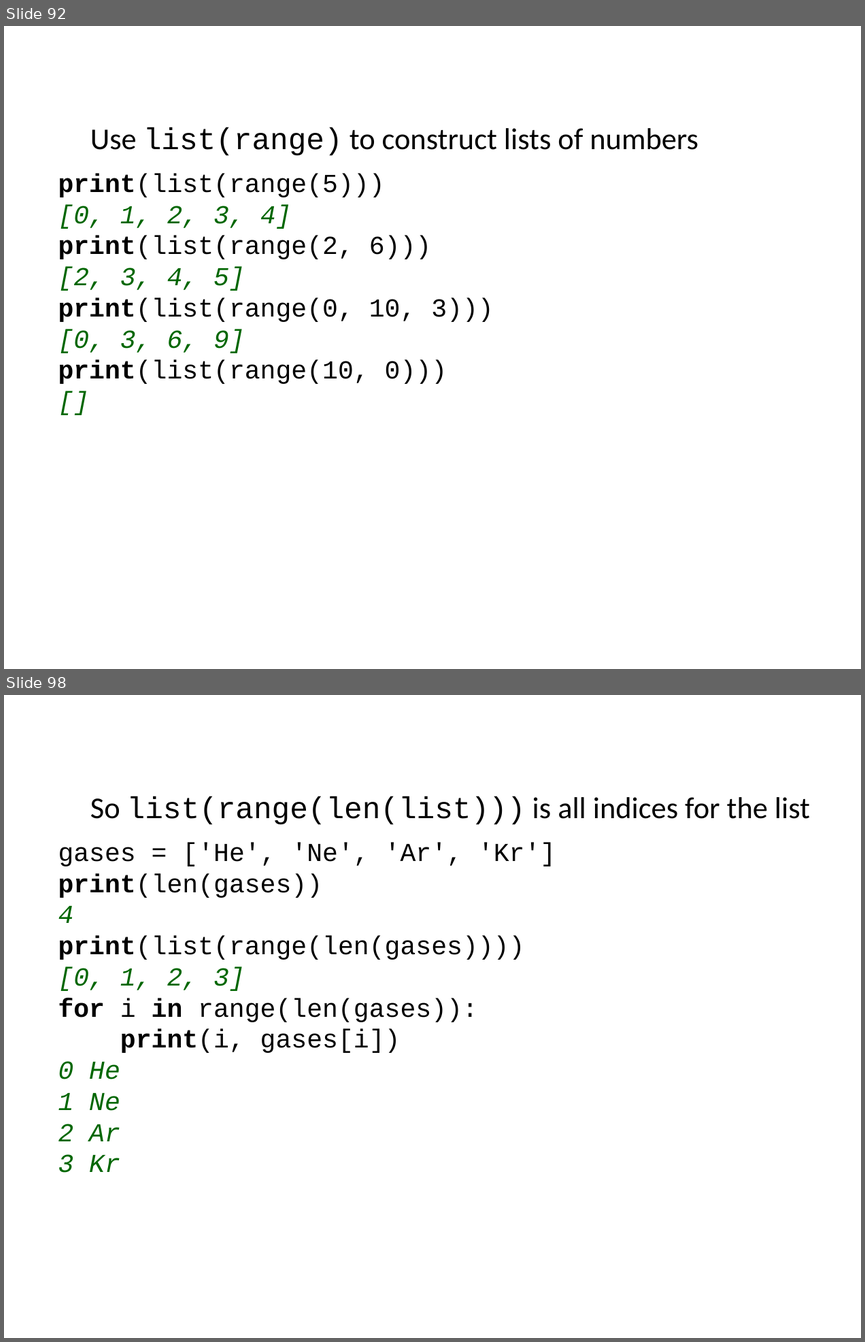
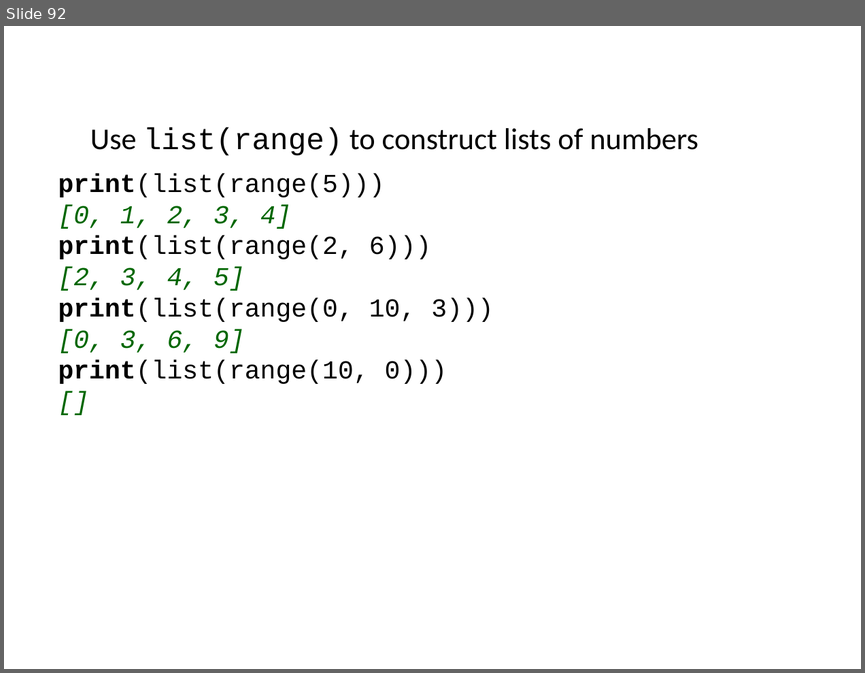
Before and after one commit to ncasuk/ncas-isc, a slide deck: python/presentations/learning_python/07_lists.pptx. Shown one above the other, each under a label of ours: slides 92 and 98 before the commit, slide 92 after it; the slides between them are not shown. The pictures are 865x1342 and 865x673 pixels, drawn with LibreOffice and Linux fonts; fonts in the diff are those of the drawing; background and template pictures are left out. Boxes give left, top, right and bottom in pixels: in the first picture for what was removed or moved away, otherwise in the second. Text is boxed around its words. In the diff, an @@ line names an element or a change of style, - is before the commit and + after.

```diff
--- a/python/presentations/learning_python/07_lists.pptx
+++ b/python/presentations/learning_python/07_lists.pptx
@@ slide 98 removed at [4,695,861,1338], background picture (left out) @@
@@ text removed at [90,797,810,825] @@
-So list(range(len(list))) is all indices for the list
@@ text removed at [58,843,555,1172] @@
-gases = ['He', 'Ne', 'Ar', 'Kr']
-print(len(gases))
-4
-print(list(range(len(gases))))
-[0, 1, 2, 3]
-for i in range(len(gases)):
-print(i, gases[i])
-0 He
-1 Ne
-2 Ar
-3 Kr
```
Also in this commit, not shown: 1 slide changed, 5 slides added, 5 other slides removed, 1 other file.
